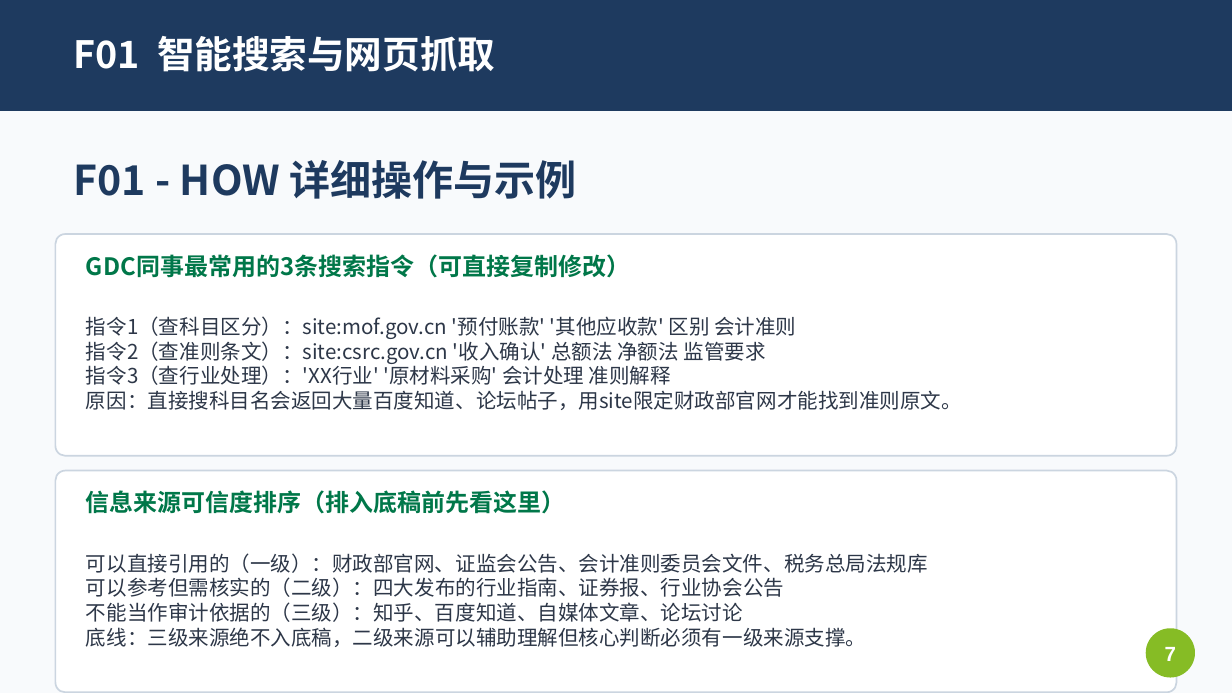
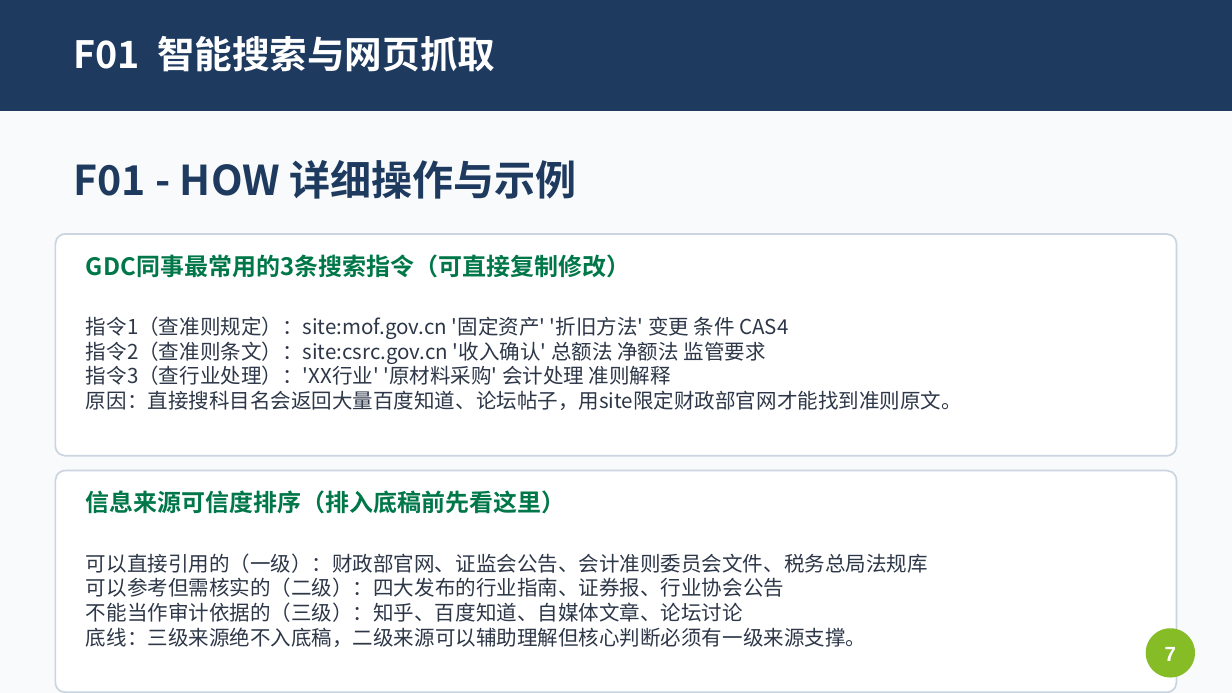
Before and after one commit to Bgu253518/my-app-hub, a slide deck: slide 7 of NOVA_GDC_Training_v3.pptx. Drawn at 1232x693 pixels with LibreOffice and Linux fonts; fonts in the diff are those of the drawing. Boxes give left, top, right and bottom in pixels: in the first picture for what was removed or moved away, otherwise in the second. Text is boxed around its words. In the diff, an @@ line names an element or a change of style, - is before the commit and + after.

Commit message:
update: 修改PPT适配二线所场景
- 全局替换：8大→6大核心功能、重分类→重新归类、现场互动→课后练习
- F01 示例由科目重分类改为固定资产场景
- F04/F09 压缩为单页概览，隐藏详细页
- 更新目录结构

```diff
--- a/NOVA_GDC_Training_v3.pptx
+++ b/NOVA_GDC_Training_v3.pptx
@@ text at (86, 316, 788, 339): text changed @@
-指令1（查科目区分）：site:mof.gov.cn '预付账款' '其他应收款' 区别 会计准则
+指令1（查准则规定）：site:mof.gov.cn '固定资产' '折旧方法' 变更 条件 CAS4
```
Also in this commit, not shown: 22 other slides changed, 1 other file.
